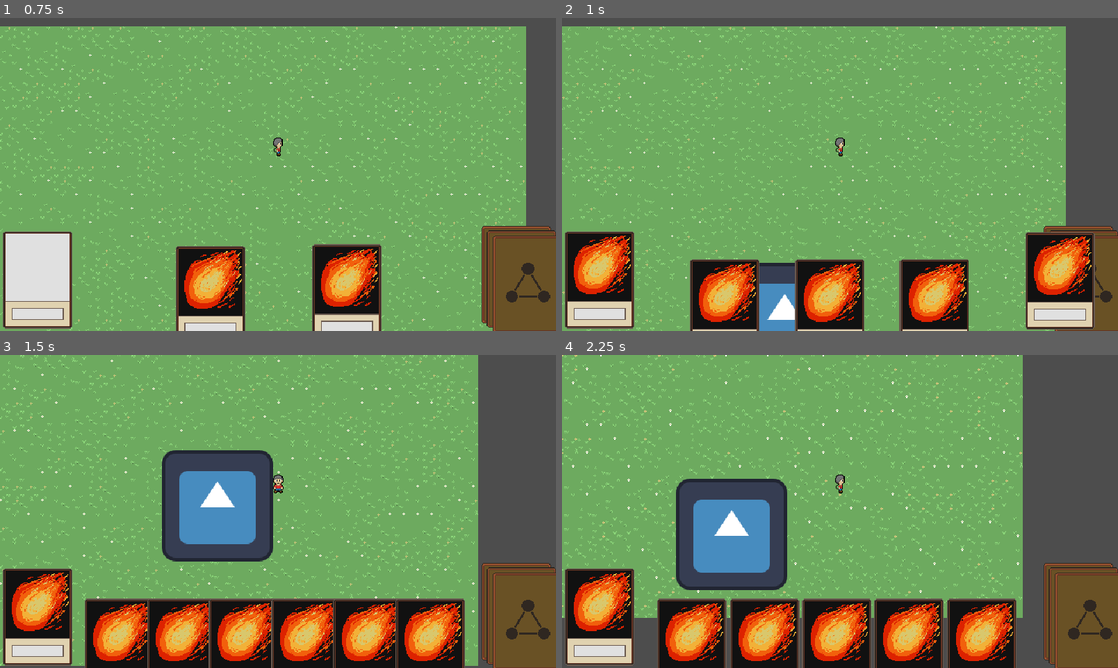
Above: before the commit, frames 1-4 (two rows, left to right).
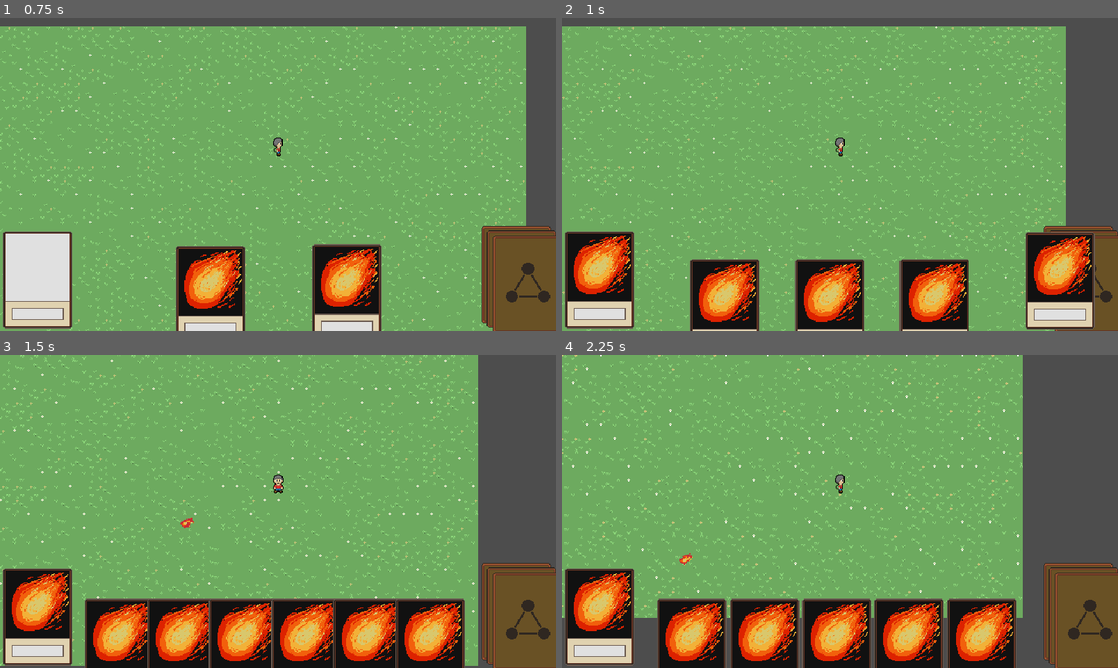
Above: after the commit, the same moments.

Repository: HaywardMorihara/action-card-game
Game: Godot game, scene res://Main.tscn
Same seed, same stepped clock (60 frames per second), same inputs: the game is played once before the commit and once after it. The engine's default icon, where the game draws it, is replaced by a stand-in: a white triangle on a blue panel in a dark square.
Inputs (mouse positions are in pixels of both pictures, inside the frame that each line leads up to):
- Up to frame 1 (0.75 s): move the mouse to (272, 309) at 0.52 s; press the mouse at (272, 309) at 0.53 s; hold D (move_right) from 0.53 s (still down)
- Up to frame 2 (1 s): keep holding D (move_right); tap Space (ui_select) at 0.77 s
- Up to frame 3 (1.5 s): move the mouse to (38, 617) at 1.27 s; release D (move_right) at 1.28 s; release the mouse at (38, 617) at 1.28 s; hold S (move_down) from 1.28 s (still down); click (38, 617) at 1.35 s
- Up to frame 4 (2.25 s): tap Space (ui_select) at 1.52 s; release S (move_down) at 2.03 s; press the mouse at (600, 617) at 2.03 s; hold D (move_right) from 2.03 s (still down)

Frame 1 is identical in both runs. In frame 2, 1.4% of the frame differs, in the area x 35-42%, y 78-100%; in frame 3, 7.0%, in the area x 29-50%, y 30-66%; in frame 4, 7.0%.

Commit message:
Fireball Pretttty and Shooting Appropriately

Diff:
--- a/ui/Aimer.gd
+++ b/ui/Aimer.gd
@@ -2,10 +2,13 @@
 
 signal aim_finished(target : Vector2)
 
-func _process(delta: float) -> void:
-	position = get_viewport().get_mouse_position();
+const aimer_cursor : Resource = preload("res://ui/aimer.png");
+
+func _ready():
+	Input.set_custom_mouse_cursor(aimer_cursor);
 
 func _unhandled_input(event):
 	if event.is_action_pressed("left_click"):
+		Input.set_custom_mouse_cursor(null);
 		aim_finished.emit(get_global_mouse_position());
 		queue_free();
--- a/ui/Aimer.tscn
+++ b/ui/Aimer.tscn
@@ -1,10 +1,6 @@
-[gd_scene load_steps=3 format=3 uid="uid://bm10dkrq48qhl"]
+[gd_scene load_steps=2 format=3 uid="uid://bm10dkrq48qhl"]
 
 [ext_resource type="Script" path="res://ui/Aimer.gd" id="1_et153"]
-[ext_resource type="Texture2D" uid="uid://cw8e2jbeytn0e" path="res://icon.svg" id="2_afg84"]
 
 [node name="Aimer" type="Node2D"]
 script = ExtResource("1_et153")
-
-[node name="Sprite2D" type="Sprite2D" parent="."]
-texture = ExtResource("2_afg84")
--- a/world/attacks/Fireball.gd
+++ b/world/attacks/Fireball.gd
@@ -1,13 +1,46 @@
 class_name Fireball extends CharacterBody2D
 
-@export var speed : float = 10.0
+@export var speed : float = 15.0
+
+@onready var sprite : Sprite2D = $Sprite2D as Sprite2D;
+@onready var animation_player : AnimationPlayer = $AnimationPlayer as AnimationPlayer;
 
 var target : Vector2
 
+func _ready() -> void:
+	var rotation = global_position.angle_to_point(target);
+	sprite.rotate(rotation);
+	velocity = Vector2(speed, 0). rotated(rotation);
+	animation_player.play("flying");
+
 func _physics_process(delta: float) -> void:
-	# TODO Don't hardcode
-	if position.distance_to(target) < 50.0:
-		queue_free();
-	if target:
-		velocity = position.direction_to(target) * speed;
 	move_and_collide(velocity);
+	# TODO Collision logic with enemies or walls
+
+func _on_visible_on_screen_notifier_2d_screen_exited():
+	queue_free()
+
+#var is_queued_destroy := false
+#
+#func start(_position : Vector2, _direction : float):
+#	rotation = _direction
+#	position = _position
+#	velocity = Vector2(speed, 0).rotated(rotation)
+#
+## https://docs.godotengine.org/en/3.2/tutorials/physics/physics_introduction.html#collision-layers-and-masks
+#func _physics_process(delta):
+#	if is_queued_destroy:
+#		return
+#	var collision = move_and_collide(velocity * delta)
+#	if collision:
+#		var body = collision.get_collider()
+#		if body.is_in_group("Enemies"):
+#			body.queue_destroy()
+#		$ExplosionSFX.play()
+#		is_queued_destroy = true
+#		$TailCPUParticles2D.queue_free()
+#		$BodyCPUParticles2D.queue_free()
+#		$ExplosionCPUParticles2D.emitting = true
+
+#func _on_explosion_sfx_finished():
+#	queue_free()
--- a/world/attacks/Fireball.tscn
+++ b/world/attacks/Fireball.tscn
@@ -1,10 +1,67 @@
-[gd_scene load_steps=4 format=3 uid="uid://dwqb14s1gacun"]
+[gd_scene load_steps=8 format=3 uid="uid://dwqb14s1gacun"]
 
-[ext_resource type="Texture2D" uid="uid://cw8e2jbeytn0e" path="res://icon.svg" id="1_2gl4o"]
 [ext_resource type="Script" path="res://world/attacks/Fireball.gd" id="1_3ijpm"]
+[ext_resource type="Texture2D" uid="uid://b24hjpyl75x4o" path="res://world/attacks/fireball.png" id="2_7fh2e"]
 
 [sub_resource type="CircleShape2D" id="CircleShape2D_l5r3x"]
-radius = 75.0
+radius = 7.28011
+
+[sub_resource type="Animation" id="Animation_rlc1s"]
+resource_name = "flying"
+length = 0.2
+loop_mode = 1
+step = 0.05
+tracks/0/type = "value"
+tracks/0/imported = false
+tracks/0/enabled = true
+tracks/0/path = NodePath("Sprite2D:frame")
+tracks/0/interp = 1
+tracks/0/loop_wrap = true
+tracks/0/keys = {
+"times": PackedFloat32Array(0, 0.05, 0.1, 0.15),
+"transitions": PackedFloat32Array(1, 1, 1, 1),
+"update": 1,
+"values": [0, 1, 2, 3]
+}
+
+[sub_resource type="Animation" id="Animation_enrk0"]
+length = 0.001
+tracks/0/type = "value"
+tracks/0/imported = false
+tracks/0/enabled = true
+tracks/0/path = NodePath("Sprite2D:frame")
+tracks/0/interp = 1
+tracks/0/loop_wrap = true
+tracks/0/keys = {
+"times": PackedFloat32Array(0),
+"transitions": PackedFloat32Array(1),
+"update": 1,
+"values": [0]
+}
+
+[sub_resource type="Animation" id="Animation_v7uee"]
+resource_name = "exploding"
+length = 0.25
+step = 0.05
+tracks/0/type = "value"
+tracks/0/imported = false
+tracks/0/enabled = true
+tracks/0/path = NodePath("Sprite2D:frame")
+tracks/0/interp = 1
+tracks/0/loop_wrap = true
+tracks/0/keys = {
+"times": PackedFloat32Array(0, 0.05, 0.1, 0.15, 0.2),
+"transitions": PackedFloat32Array(1, 1, 1, 1, 1),
+"update": 1,
+"values": [4, 5, 6, 7, 8]
+}
+
+[sub_resource type="AnimationLibrary" id="AnimationLibrary_s55kj"]
+_data = {
+"RESET": SubResource("Animation_enrk0"),
+"exploding": SubResource("Animation_v7uee"),
+"flying": SubResource("Animation_rlc1s")
+}
 
 [node name="Fireball" type="CharacterBody2D"]
 collision_layer = 0
@@ -15,4 +72,11 @@
 shape = SubResource("CircleShape2D_l5r3x")
 
 [node name="Sprite2D" type="Sprite2D" parent="."]
-texture = ExtResource("1_2gl4o")
+texture = ExtResource("2_7fh2e")
+hframes = 9
+
+[node name="AnimationPlayer" type="AnimationPlayer" parent="."]
+autoplay = "flying"
+libraries = {
+"": SubResource("AnimationLibrary_s55kj")
+}
Binary file added: ui/aimer.aseprite
Binary file added: ui/aimer.png
Not shown, added: ui/aimer.png.import
Binary file added: world/attacks/fireball.aseprite
Binary file added: world/attacks/fireball.png
Not shown, added: world/attacks/fireball.png.import
